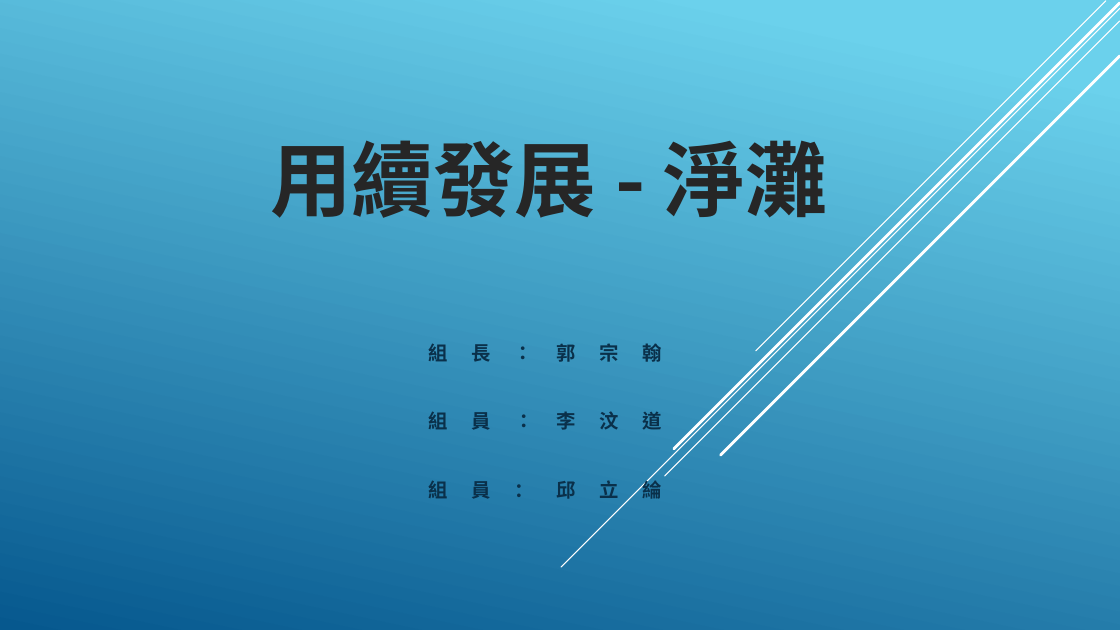
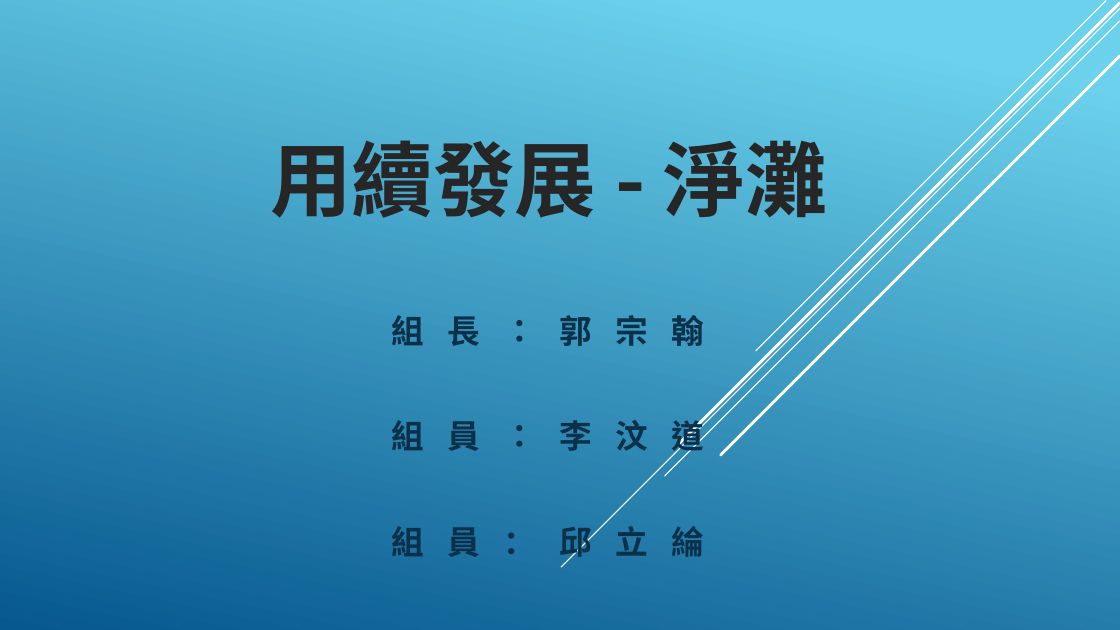
Before and after one commit to DennySORA/Environmental_Sustainability_Partition_Hackathon_2018, a slide deck: slide 1 of doc/永續發展 - 淨灘.pptx. Drawn at 1120x630 pixels with LibreOffice and Linux fonts; fonts in the diff are those of the drawing; background and template pictures are left out. Boxes give left, top, right and bottom in pixels: in the first picture for what was removed or moved away, otherwise in the second. Text is boxed around its words. In the diff, an @@ line names an element or a change of style, - is before the commit and + after.

Commit message:
201805060752AM

```diff
--- a/doc/永續發展 - 淨灘.pptx
+++ b/doc/永續發展 - 淨灘.pptx
@@ subtitle "組長：郭宗翰": place and size @@
-subtitle "組長：郭宗翰" at (429, 343, 661, 499)
+subtitle "組長：郭宗翰" at (392, 315, 705, 562)
@@ subtitle "組長：郭宗翰" at (392, 315, 705, 562): size 16.6 to 28 pt; more space between paragraphs @@
```
